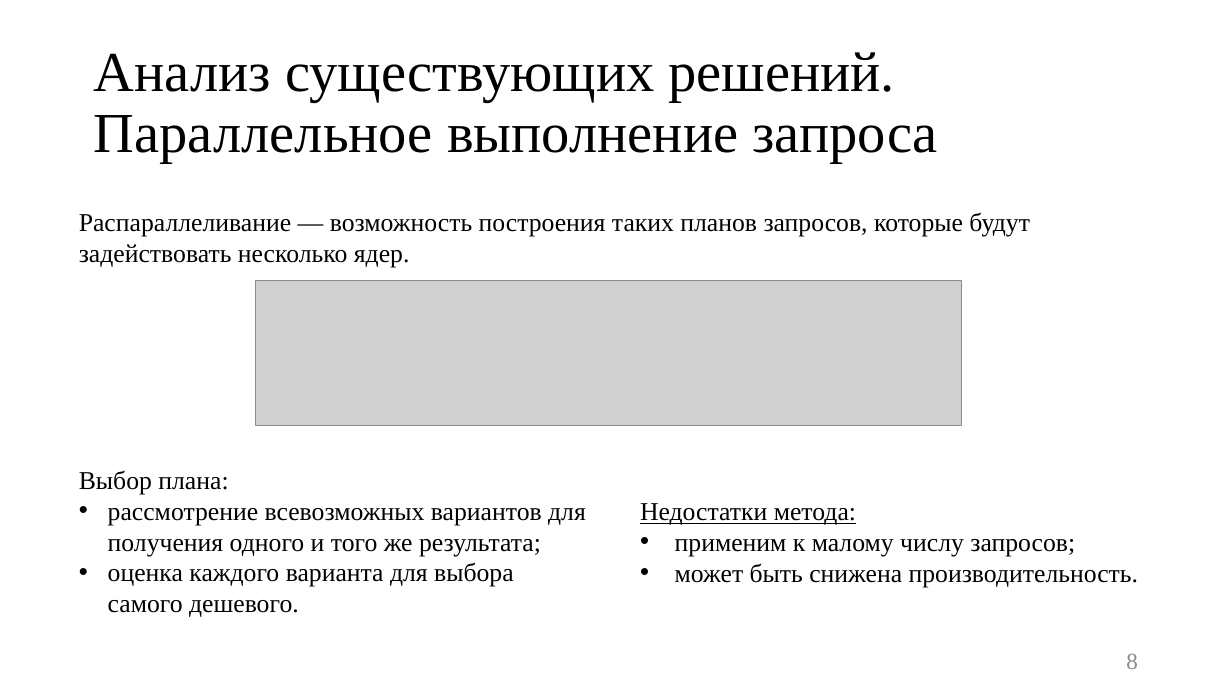
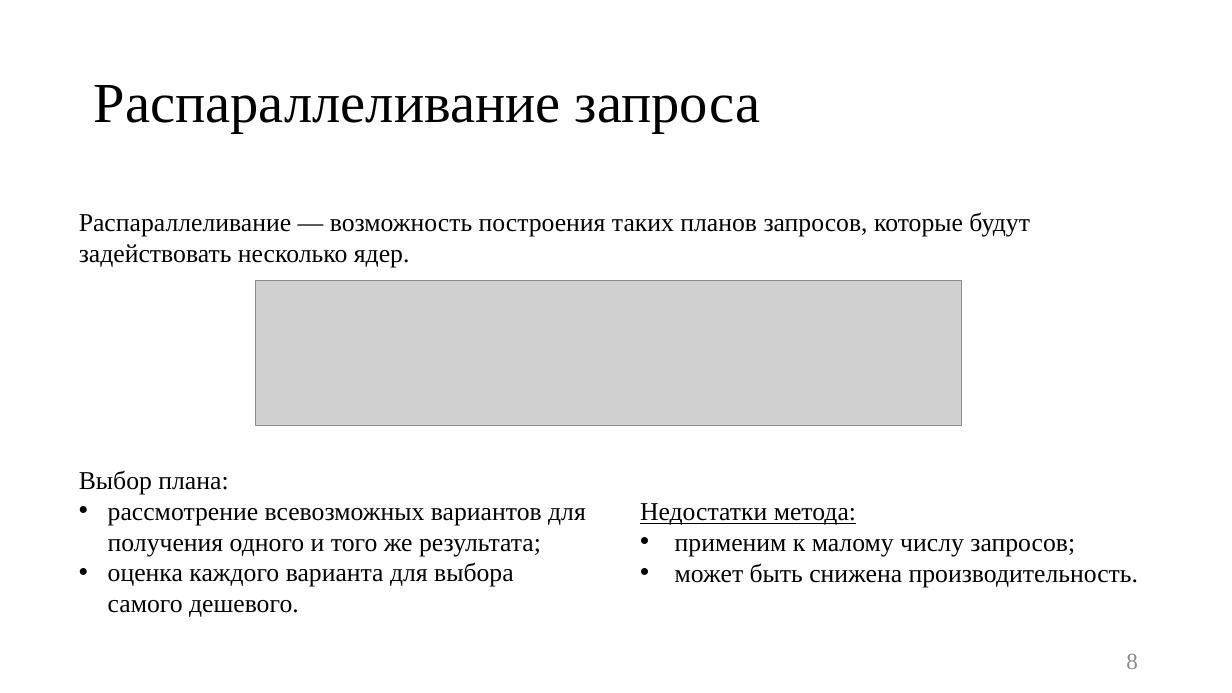
Before and after one commit to platosha-git/Diplom-theory, a slide deck: slide 8 of Презентация.pptx. Drawn at 1232x693 pixels with LibreOffice and Linux fonts; fonts in the diff are those of the drawing; grey boxes stand for pictures. Boxes give left, top, right and bottom in pixels: in the first picture for what was removed or moved away, otherwise in the second. Text is boxed around its words. In the diff, an @@ line names an element or a change of style, - is before the commit and + after.

```diff
--- a/Презентация.pptx
+++ b/Презентация.pptx
@@ title at (94,85,760,133): text changed @@
-Анализ существующих решений.
-Параллельное выполнение запроса
+Распараллеливание запроса
```
Also in this commit, not shown: 10 other slides changed, 3 slides added, 2 slides removed, 10 other files.
